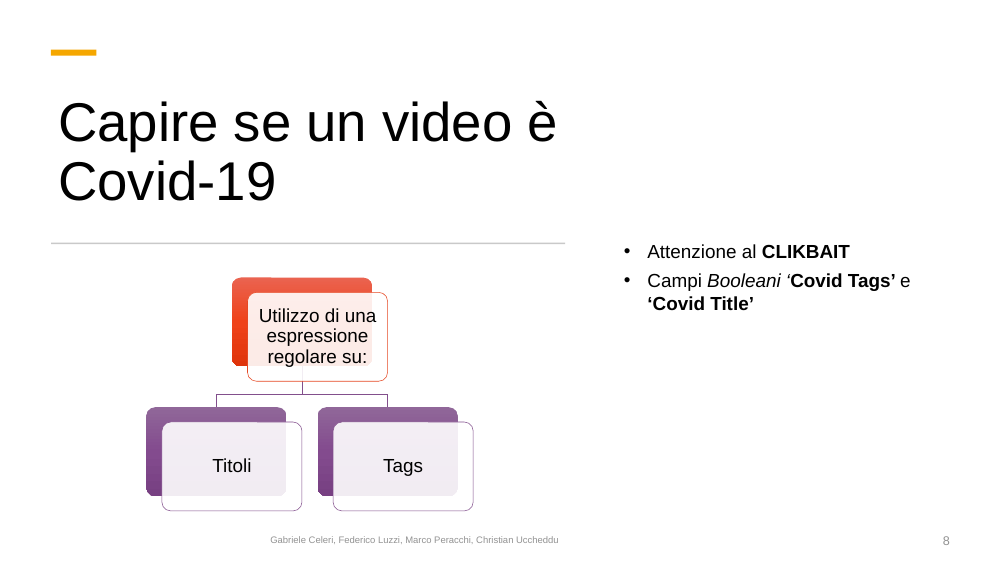
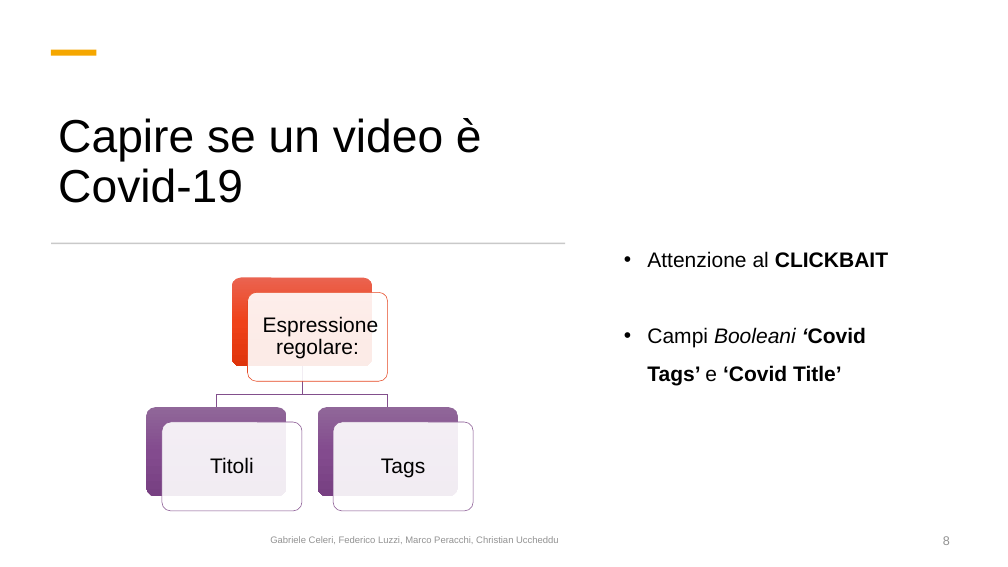
Before and after one commit to fedelux3/Youtube_trending_analysis, a slide deck: slide 8 of presentazione/presentazione.pptx. Drawn at 1008x567 pixels with LibreOffice and Linux fonts; fonts in the diff are those of the drawing. Boxes give left, top, right and bottom in pixels: in the first picture for what was removed or moved away, otherwise in the second. Text is boxed around its words. In the diff, an @@ line names an element or a change of style, - is before the commit and + after.

```diff
--- a/presentazione/presentazione.pptx
+++ b/presentazione/presentazione.pptx
@@ title "Capire se un video è ..." at bbox=[58, 118, 482, 203]: size 52 to 44 pt @@
@@ text "Attenzione al CLICKBAIT": place and size @@
-text "Attenzione al CLICKBAIT" at bbox=[647, 244, 911, 311]
+text "Attenzione al CLICKBAIT" at bbox=[647, 251, 888, 385]
@@ text at bbox=[647, 251, 888, 268]: text changed; size 18 to 20 pt @@
-• Attenzione al CLIKBAIT
+• Attenzione al CLICKBAIT
@@ text at bbox=[263, 316, 379, 359]: text changed; size 18 to 20 pt @@
-Utilizzo di una espressione regolare su:
+Espressione regolare:
@@ text at bbox=[647, 327, 866, 385]: size 18 to 20 pt in "Campi Booleani ‘Covid Tags’ e ‘Covid Title’"; bold on in "‘Covid"; line spacing 1 to 1.5 @@
@@ text "Titoli" at bbox=[210, 457, 254, 474]: size 18 to 20 pt @@
@@ text "Tags" at bbox=[381, 458, 425, 477]: size 18 to 20 pt @@
```
Also in this commit, not shown: 10 other slides changed.
